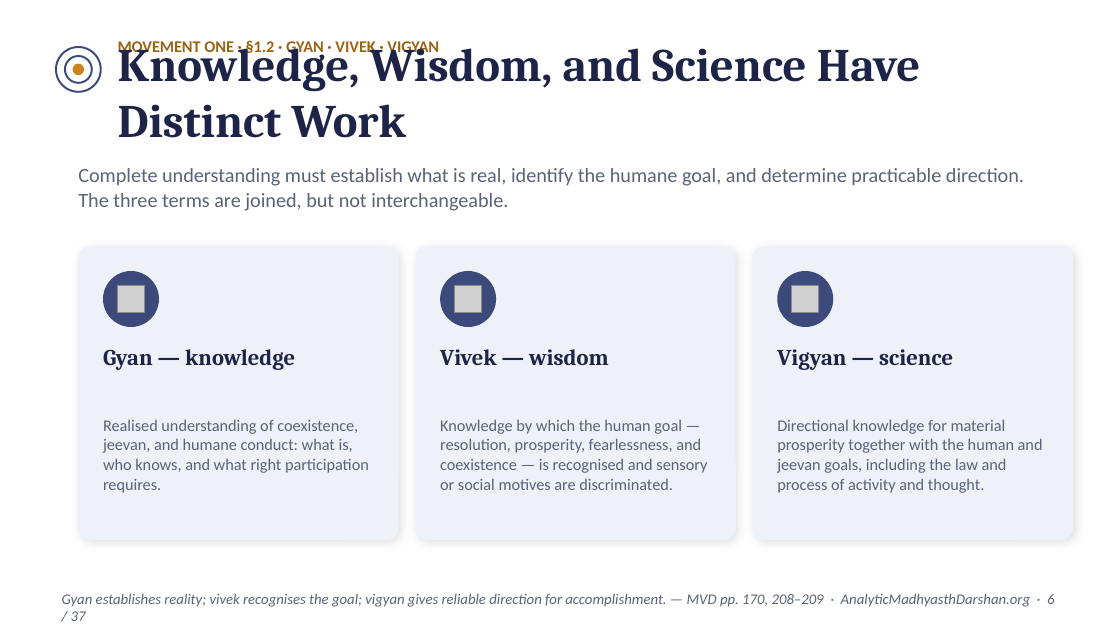
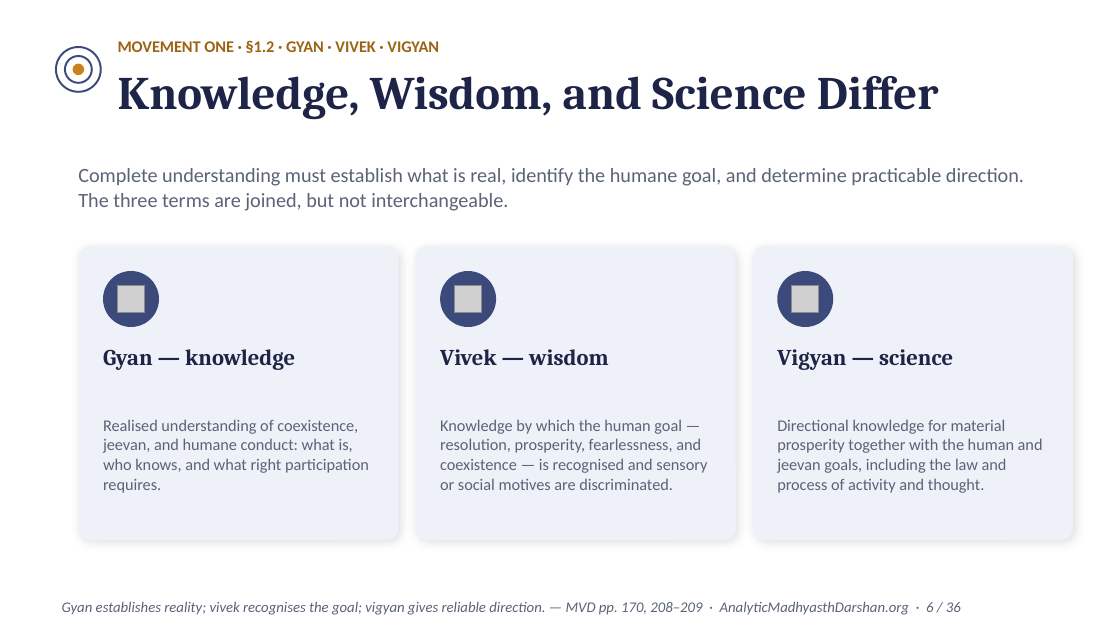
Before and after one commit to raghavamohan/AnalyticMadhyasthDarshan, a slide deck: slide 6 of Studies/The-Epistemology-of-Coexistence/The-Epistemology-of-Coexistence-Madhyasth-Darshan.pptx. Drawn at 1120x630 pixels with LibreOffice and Linux fonts; fonts in the diff are those of the drawing; grey boxes stand for pictures. Boxes give left, top, right and bottom in pixels: in the first picture for what was removed or moved away, otherwise in the second. Text is boxed around its words. In the diff, an @@ line names an element or a change of style, - is before the commit and + after.

```diff
--- a/Studies/The-Epistemology-of-Coexistence/The-Epistemology-of-Coexistence-Madhyasth-Darshan.pptx
+++ b/Studies/The-Epistemology-of-Coexistence/The-Epistemology-of-Coexistence-Madhyasth-Darshan.pptx
@@ text at [118, 76, 939, 119]: text changed @@
-Knowledge, Wisdom, and Science Have Distinct Work
+Knowledge, Wisdom, and Science Differ
@@ text at [62, 601, 961, 615]: text changed @@
-Gyan establishes reality; vivek recognises the goal; vigyan gives reliable direction for accomplishment. — MVD pp. 170, 208–209 · AnalyticMadhyasthDarshan.org · 6 / 37
+Gyan establishes reality; vivek recognises the goal; vigyan gives reliable direction. — MVD pp. 170, 208–209 · AnalyticMadhyasthDarshan.org · 6 / 36
```
Also in this commit, not shown: 35 other slides changed, 1 slide removed.
